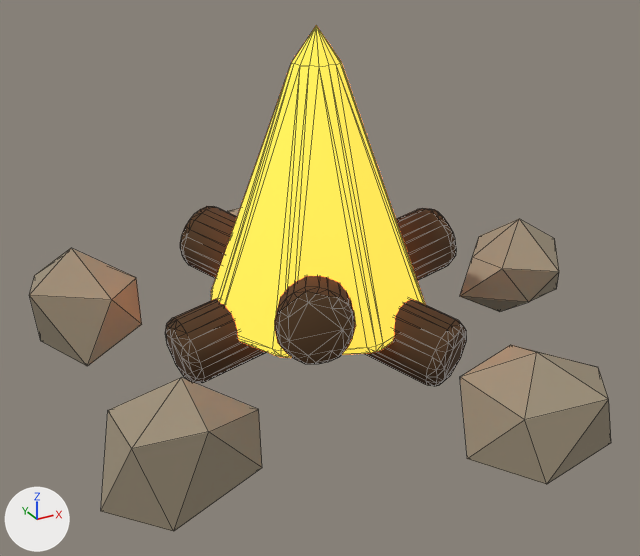
One commit to the glTF model assets/3d/final/prop_campfire.glb: the scene before it, then after it.
Before and after are seen from a 50 mm lens placed at (-0.626, -1.149, 0.696), pointed at (-0.011, -0.031, 0.138). Every picture has the same lights, and +X, +Y and +Z are marked at lower left. The picture after the commit comes second. Mesh edges are drawn as thin lines. Where no turn or scale is listed for an object, it has been applied to the vertices.

The first picture shows 'FlameOuter', 'camp_log0', 'camp_log1', 'camp_log2', 'camp_rock0', 'camp_rock2', 'camp_rock3', 'camp_rock4' and 1 more.
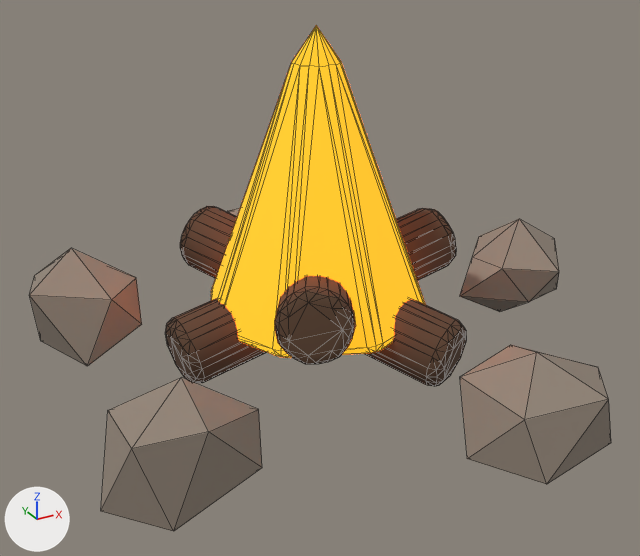
The change, as a list of edits to the scene's bpy script:
```text
Change mat_fire_outer:
    mat_fire_outer.emission_color: (1.0, 0.286, 0.0312) -> (1.0, 0.195, 0.00636)  # orange #ff9231 -> orange #ff7a13
```

Changed parts and their boxes (x1, y1, x2, y2) in the pictures (640 x 556 px):
'FlameOuter', recoloured
    both: (211, 25, 426, 358)
